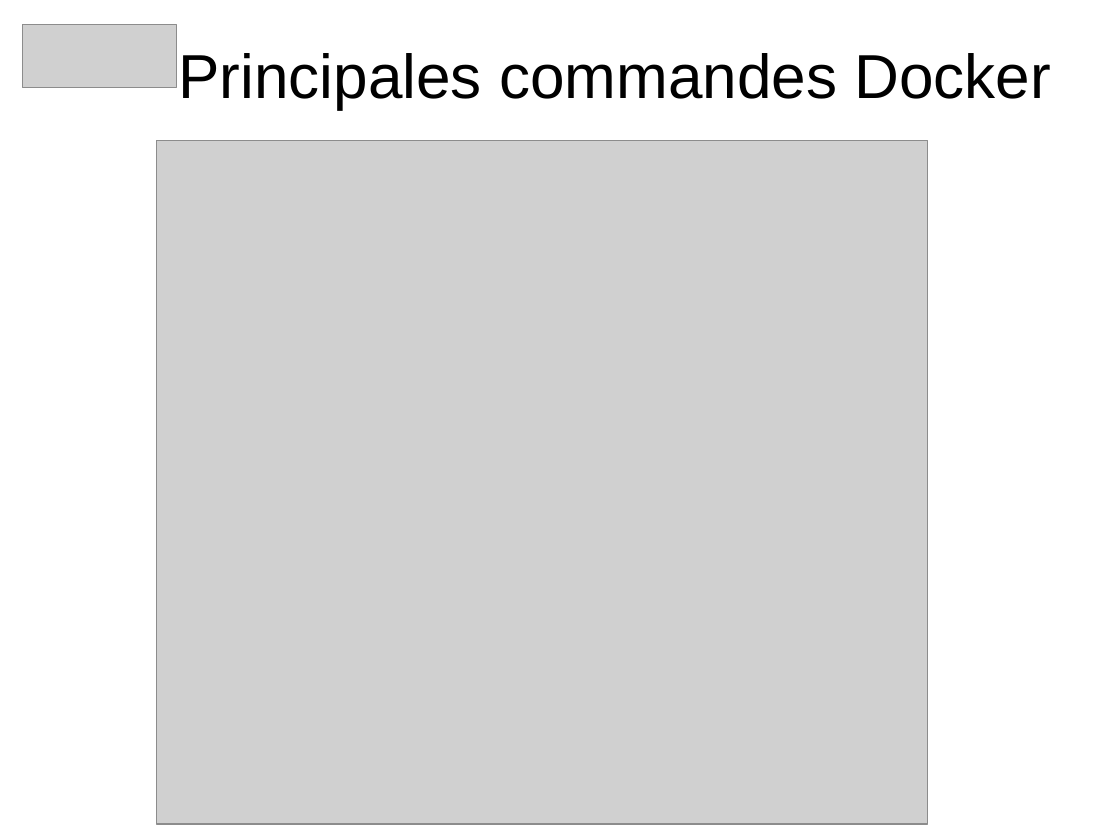
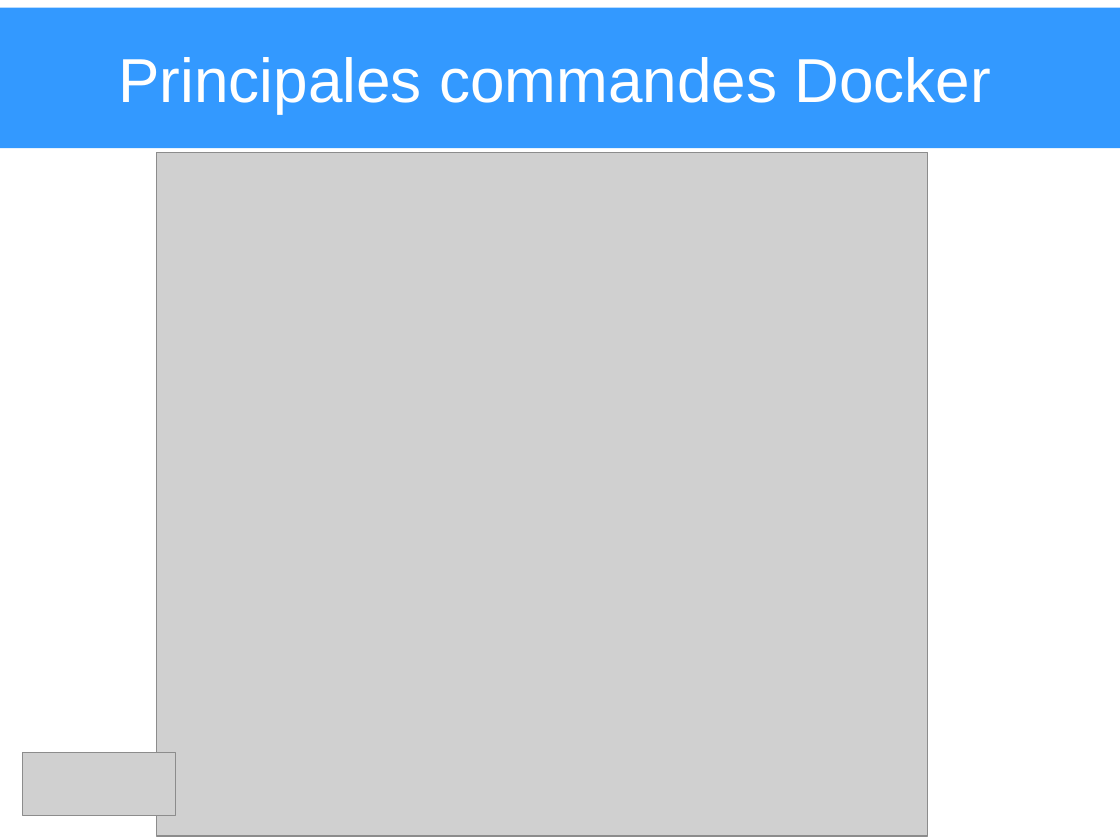
Before and after one commit to heylve/current, a slide deck: slide 13 of Rencontre_devs/docker_dev_conf_20_11_2017.odp. Drawn at 1120x840 pixels with LibreOffice and Linux fonts; fonts in the diff are those of the drawing; grey boxes stand for pictures. Boxes give left, top, right and bottom in pixels: in the first picture for what was removed or moved away, otherwise in the second. Text is boxed around its words. In the diff, an @@ line names an element or a change of style, - is before the commit and + after.

Commit message:
pres docker and agile

```diff
--- a/Rencontre_devs/docker_dev_conf_20_11_2017.odp
+++ b/Rencontre_devs/docker_dev_conf_20_11_2017.odp
@@ title "Principales commandes Docker" resized from (x1=178, y1=53, x2=1051, y2=110) to (x1=0, y1=8, x2=1120, y2=148) @@
@@ title "Principales commandes Docker" at (x1=0, y1=8, x2=1120, y2=148): text colour #000000 to #FFFFFF; fill none to #3399FF @@
@@ picture moved from (x1=157, y1=140, x2=928, y2=824) to (x1=157, y1=152, x2=928, y2=836) @@
@@ picture moved from (x1=22, y1=24, x2=176, y2=87) to (x1=22, y1=752, x2=176, y2=815) @@
```
Also in this commit, not shown: 16 other slides changed, 1 slide added, 1 slide removed.
